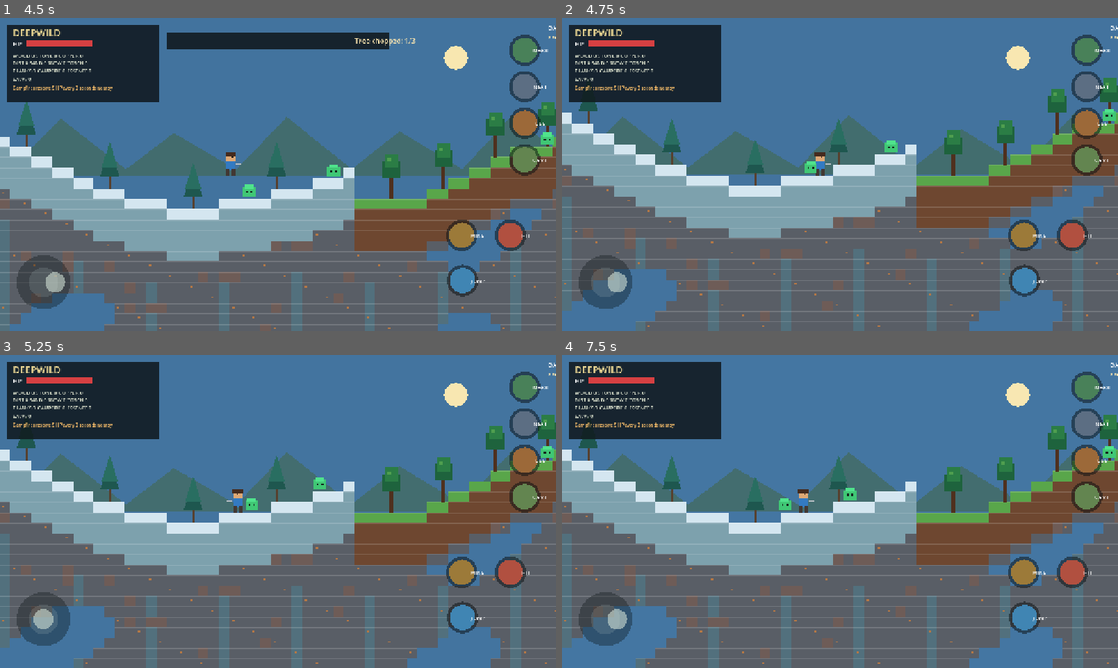
Above: before the commit, frames 1-4 (two rows, left to right).
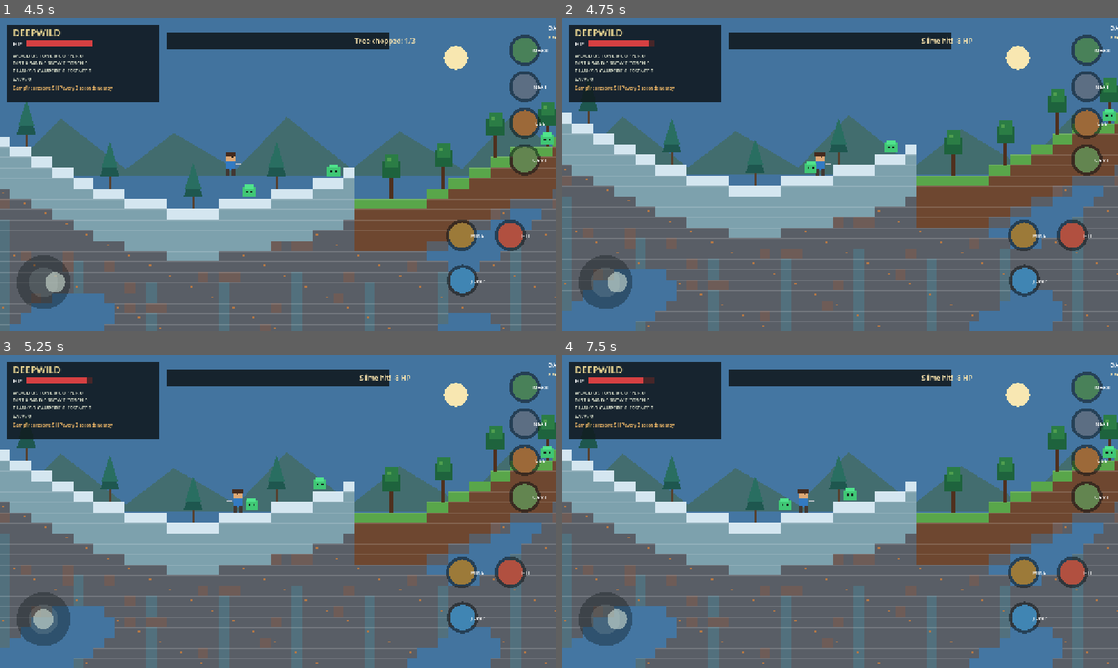
Above: after the commit, the same moments.

Repository: filesgloom-png/DEEPWILD-Shattered-Lands
Game: Godot game, scene res://scenes/main.tscn
The game is run twice, just before and just after one commit, with the same random seed, the same clock (stepped at 60 frames per second) and the same inputs.
Inputs (mouse positions are in pixels of both pictures, inside the frame that each line leads up to):
- Up to frame 1 (4.5 s): tap Enter (ui_accept) at 0.5, 0.77, 3.77 s; move the mouse to (400, 158) at 0.52 s; hold Right (ui_right) 0.53-1.25 s; hold E 0.53-1.25 s; click (400, 158) at 0.67 s; drag from (166, 190) to (250, 237) at 1.27 s; move the mouse to (333, 105) at 2.02 s; hold Right (ui_right) 2.03-2.75 s; tap X at 2.1 s; drag from (250, 237) to (111, 127) at 2.77 s; move the mouse to (444, 221) at 3.52 s; hold Left (ui_left) 3.53-4.25 s; tap F at 3.6 s; drag from (111, 127) to (194, 96) at 4.27 s
- Up to frame 2 (4.75 s): no input
- Up to frame 3 (5.25 s): move the mouse to (305, 511) at 5.02 s; hold Left (ui_left) from 5.03 s (still down); hold E from 5.03 s (still down); click (305, 511) at 5.17 s
- Up to frame 4 (7.5 s): release Left (ui_left) at 5.75 s; release E at 5.75 s; drag from (756, 433) to (728, 527) at 5.77 s; move the mouse to (962, 495) at 6.52 s; hold Right (ui_right) 6.53-7.25 s; tap X at 6.6 s; tap Enter (ui_accept) at 6.77 s; drag from (728, 527) to (812, 574) at 7.27 s

Frame 1 is identical in both runs. In frame 2, 2.2% of the frame differs, in the area x 15-74%, y 4-10%; in frame 3, 2.2%; in frame 4, 2.2%, in the area x 14-74%, y 4-10%.

Commit message:
Add clear cooldown to slime contact damage

Diff:
--- a/scripts/main.gd
+++ b/scripts/main.gd
@@ -40,6 +40,7 @@
 var player_respawn := Vector2(320.0, 240.0)
 var checkpoint_tile := -1
 var campfire_heal_timer := 0.0
+var slime_damage_cooldown := 0.0
 var world_save_loaded := false
 
 func _ready() -> void:
@@ -54,6 +55,7 @@
 	set_process(true)
 
 func _process(delta: float) -> void:
+	slime_damage_cooldown = maxf(0.0, slime_damage_cooldown - delta)
 	var next_day_time: float = day_time + delta * 0.018
 	if next_day_time >= TAU:
 		day_count += 1
@@ -112,8 +114,11 @@
 		var distance := player.x - slime.x
 		if absf(distance) < 330.0:
 			slime.x += signf(distance) * 42.0 * delta
-		if absf(distance) < 30.0 and absf(player.y - slime.y) < 45.0:
-			health = maxi(0, health - 1) if randf() < delta * 0.8 else health
+		if absf(distance) < 30.0 and absf(player.y - slime.y) < 45.0 and slime_damage_cooldown <= 0.0:
+			health = maxi(0, health - 8)
+			slime_damage_cooldown = 1.0
+			message = "Slime hit! -8 HP"
+			message_timer = 1.0
 		slime.y = _ground_surface_y(int(floor(slime.x / TILE))) - 12.0
 		slimes[i] = slime
 	if health <= 0:
